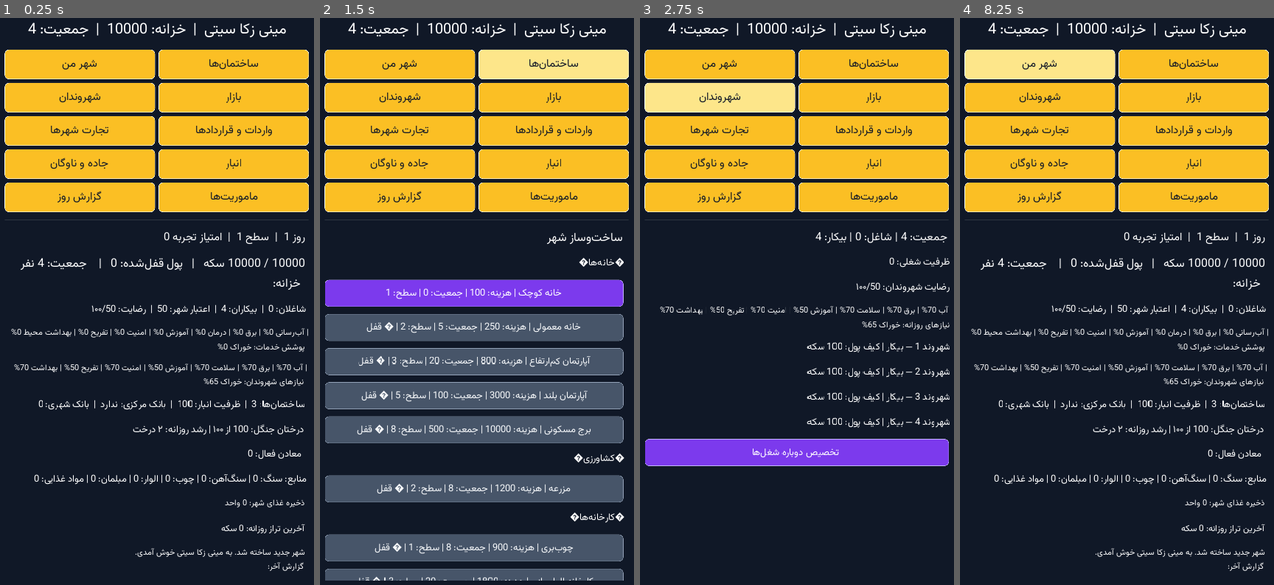
Above: before the commit, frames 1-4 (left to right).
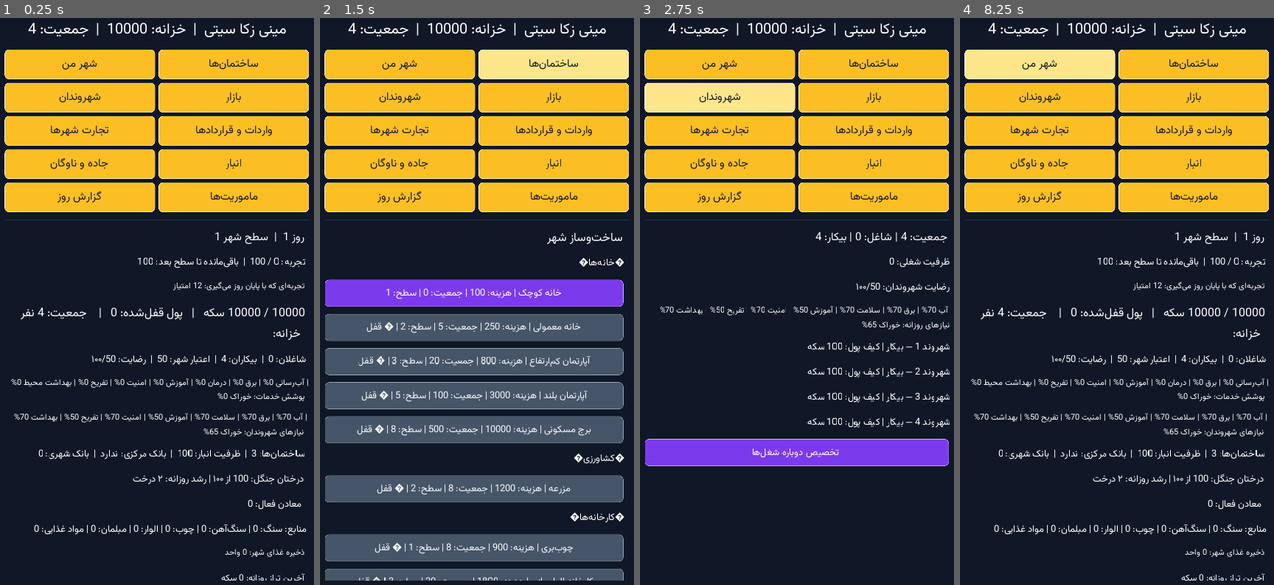
Above: after the commit, the same moments.

Repository: zekainstabot/mini-zeka-city
Game: Godot game, scene res://Main.tscn
Two runs of this game, one before a commit and one after it. Both use one fixed random seed, a clock stepped at 60 frames per second and the inputs below.
Inputs:
- Up to frame 1 (0.25 s): no input
- Up to frame 2 (1.5 s): click "ﻦﻣ ﺮﻬﺷ" at 0.5 s; click "ﺎﻫ‌ﻥﺎﻤﺘﺧﺎﺳ" at 1.25 s
- Up to frame 3 (2.75 s): click "ﻥﺍﺪﻧﻭﺮﻬﺷ" at 2 s
- Up to frame 4 (8.25 s): click "ﺭﺍﺯﺎﺑ" at 2.75 s; click "ﺎﻫﺮﻬﺷ ﺕﺭﺎﺠﺗ" at 3.5 s; click "ﺎﻫﺩﺍﺩﺭﺍﺮﻗ ﻭ ﺕﺍﺩﺭﺍﻭ" at 4.25 s; click "ﻥﺎﮔﻭﺎﻧ ﻭ ﻩﺩﺎﺟ" at 5 s; click "ﺭﺎﺒﻧﺍ" at 5.75 s; click "ﺯﻭﺭ ﺵﺭﺍﺰﮔ" at 6.5 s; click "ﺎﻫ‌ﺖﯾﺭﻮﻣﺎﻣ" at 7.25 s; click "ﻦﻣ ﺮﻬﺷ" at 8 s

The runs differ from the first frame. In frame 1, 6.7% of the frame differs, in the area x 3-99%, y 37-100%; in frame 2, nothing differs; in frame 3, less than 0.1%; in frame 4, 6.7%.

Commit message:
Show city level progress and daily XP

Diff:
--- a/scripts/Main.gd
+++ b/scripts/Main.gd
@@ -172,7 +172,9 @@
 	var s = game.state
 	match page:
 		"home":
-			_add_label("روز %d  |  سطح %d  |  امتیاز تجربه %d" % [s.day,s.level,s.xp], 20)
+			_add_label("روز %d  |  سطح شهر %d" % [s.day,s.level], 20)
+			_add_label("تجربه: %d / %d  |  باقی‌مانده تا سطح بعد: %d" % [int(s.xp),game.get_xp_required_for_next_level(),max(0,game.get_xp_required_for_next_level()-int(s.xp))],18)
+			_add_label("تجربه‌ای که با پایان روز می‌گیری: %d امتیاز" % game.get_daily_xp_gain(),15)
 			_add_label(" خزانه: %d / %d سکه   |   پول قفل‌شده: %d   |    جمعیت: %d نفر" % [s.money,game.get_treasury_capacity(),game.get_locked_money(),s.population], 22)
 			_add_label("شاغلان: %d  |  بیکاران: %d  |  اعتبار شهر: %d  |  رضایت: %d/۱۰۰" % [game.get_employed_count(),game.get_unemployed_count(),s.reputation,int(s.get("satisfaction",50))])
 			var service_lines = []
